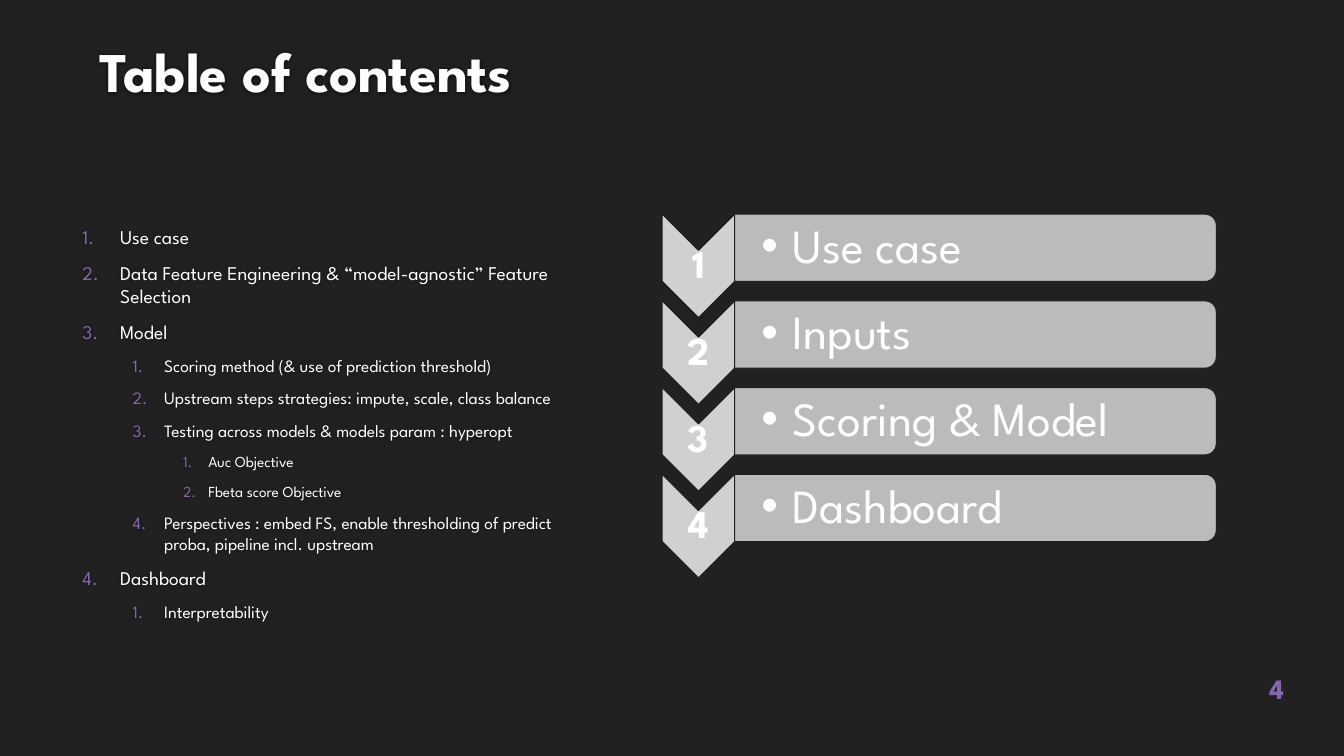
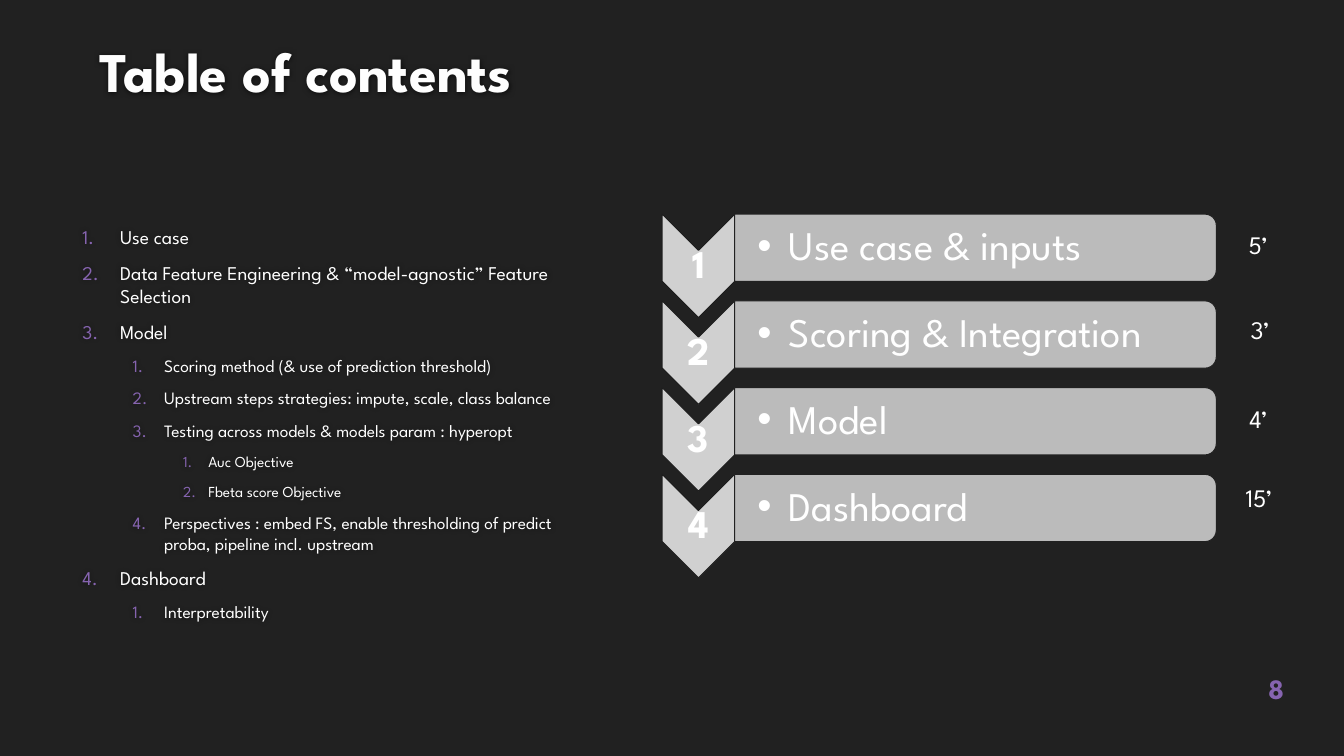
Before and after one commit to EtienneLardeur/P7_Scoring, a slide deck: slide 8 of P7_Support.pptx (slide 4 before the commit). Drawn at 1344x756 pixels with LibreOffice and Linux fonts; fonts in the diff are those of the drawing; grey boxes stand for pictures; background and template pictures are left out. Boxes give left, top, right and bottom in pixels: in the first picture for what was removed or moved away, otherwise in the second. Text is boxed around its words. In the diff, an @@ line names an element or a change of style, - is before the commit and + after.

```diff
--- a/P7_Support.pptx
+++ b/P7_Support.pptx
@@ text at (789,233,1081,268): text changed; size 34 to 29 pt @@
-  • Use case
+  • Use case & inputs
@@ text added at (1249,237,1268,255), 18 pt, text #FFFFFF @@
+5’
@@ text at (789,320,1142,356): text changed; size 34 to 29 pt @@
-  • Inputs
+  • Scoring & Integration
@@ text added at (1251,322,1270,340), 18 pt, text #FFFFFF @@
+3’
@@ text at (789,406,888,434): text changed; size 34 to 29 pt @@
-  • Scoring & Model
+  • Model
@@ text added at (1249,411,1267,428), 18 pt, text #FFFFFF @@
+4’
@@ text "Dashboard" at (789,493,968,521): size 34 to 29 pt @@
@@ text added at (1246,490,1273,508), 18 pt, text #FFFFFF @@
+15’
@@ page number at (1268,680,1284,699): text changed @@
-4
+8
```
Also in this commit, not shown: 12 other slides changed, 9 slides added, 12 slides removed.
